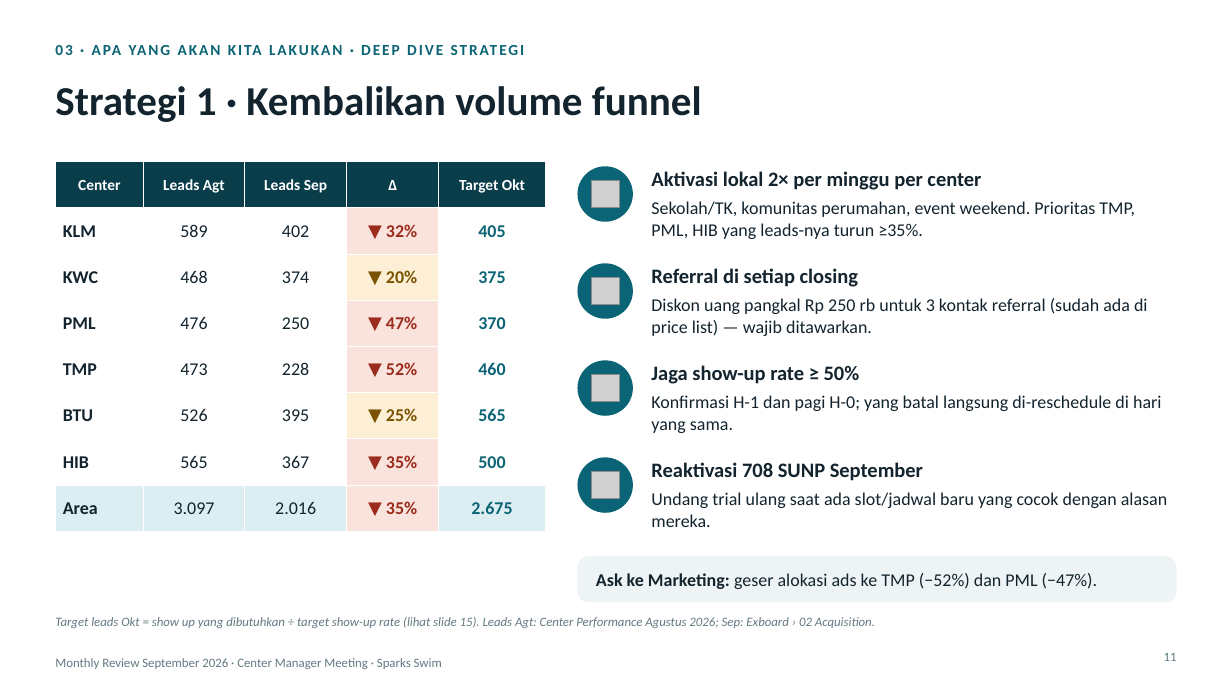
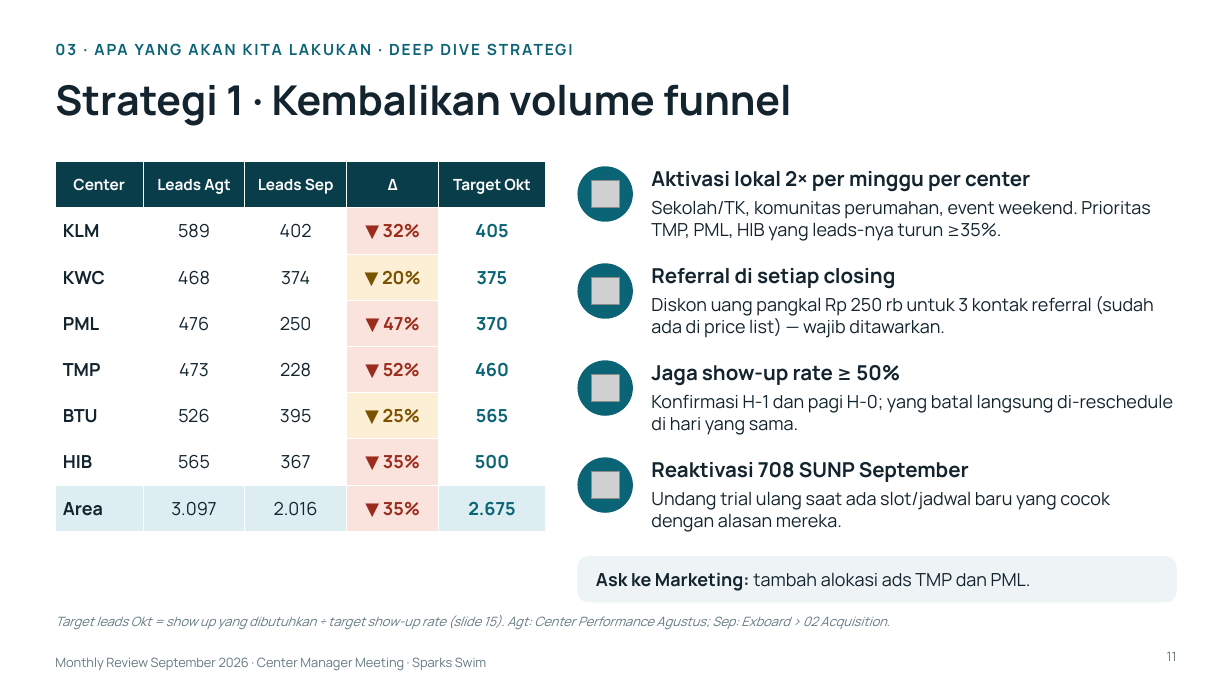
Before and after one commit to mrifqidata-code/Dashboard, a slide deck: slide 11 of monthly-review/Monthly_Review_September_2026_CM.pptx. Drawn at 1232x693 pixels with LibreOffice and Linux fonts; fonts in the diff are those of the drawing; grey boxes stand for pictures. Boxes give left, top, right and bottom in pixels: in the first picture for what was removed or moved away, otherwise in the second. Text is boxed around its words. In the diff, an @@ line names an element or a change of style, - is before the commit and + after.

```diff
--- a/monthly-review/Monthly_Review_September_2026_CM.pptx
+++ b/monthly-review/Monthly_Review_September_2026_CM.pptx
@@ table at (x1=55, y1=162, x2=545, y2=520) @@
@@ font Calibri to Manrope @@
@@ text at (x1=596, y1=573, x2=1031, y2=591): text changed; font Calibri to Manrope @@
-Ask ke Marketing: geser alokasi ads ke TMP (−52%) dan PML (−47%).
+Ask ke Marketing: tambah alokasi ads TMP dan PML.
@@ text at (x1=55, y1=615, x2=890, y2=629): text changed; font Calibri to Manrope @@
-Target leads Okt = show up yang dibutuhkan ÷ target show-up rate (lihat slide 15). Leads Agt: Center Performance Agustus 2026; Sep: Exboard › 02 Acquisition.
+Target leads Okt = show up yang dibutuhkan ÷ target show-up rate (slide 15). Agt: Center Performance Agustus; Sep: Exboard › 02 Acquisition.
@@ font Calibri to Manrope in 12 elements at (x1=55, y1=35, x2=1177, y2=63), (x1=55, y1=84, x2=791, y2=126), (x1=651, y1=171, x2=1030, y2=192), (x1=651, y1=200, x2=1150, y2=241), (x1=651, y1=268, x2=896, y2=289), (x1=651, y1=296, x2=1153, y2=338), (x1=651, y1=365, x2=900, y2=386), (x1=651, y1=394, x2=1173, y2=435), (x1=651, y1=462, x2=969, y2=482), (x1=651, y1=491, x2=1110, y2=532), (x1=1167, y1=652, x2=1177, y2=661), (x1=55, y1=657, x2=487, y2=670) @@
```
Also in this commit, not shown: 23 other slides changed, 2 other files.
